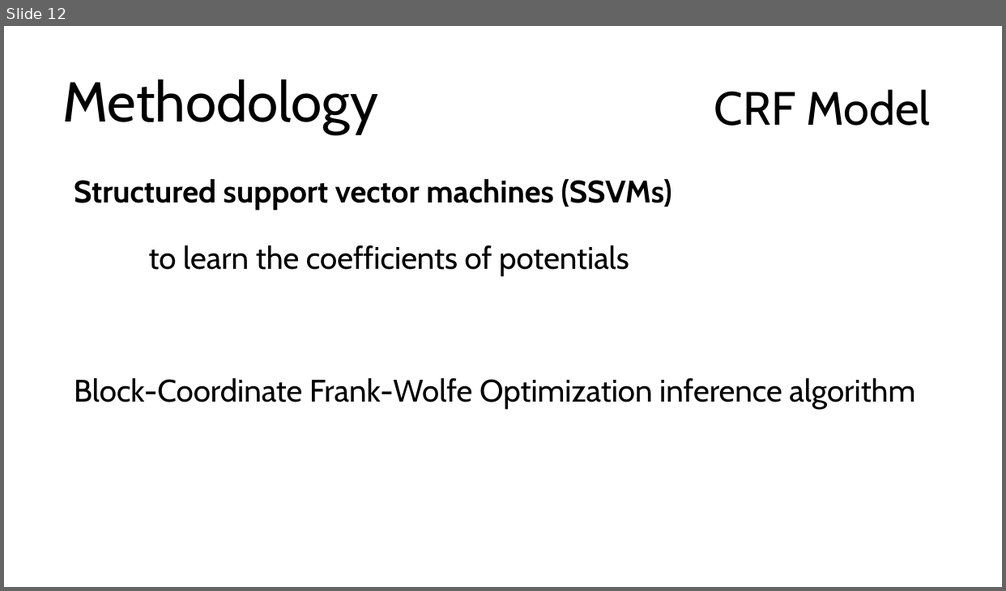
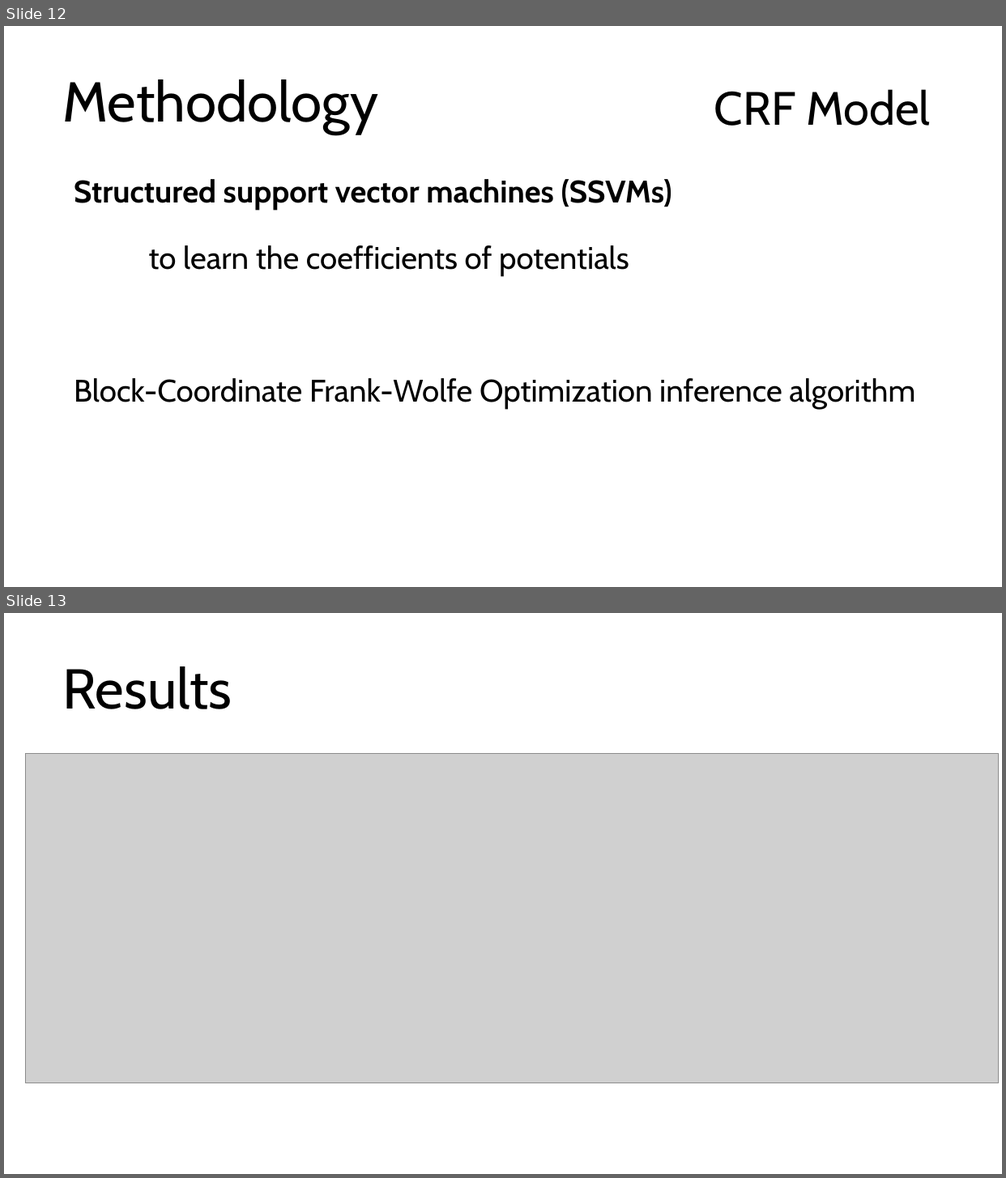
Before and after one commit to roy-salvador/cs284-image-segmentation, a slide deck: cs284-miniproject-slides.ppt. Shown one above the other, each under a label of ours: slide 12 before the commit, slides 12 and 13 after it. The pictures are 1006x591 and 1006x1178 pixels, drawn with LibreOffice and Linux fonts; fonts in the diff are those of the drawing; grey boxes stand for pictures. Boxes give left, top, right and bottom in pixels: in the first picture for what was removed or moved away, otherwise in the second. Text is boxed around its words. In the diff, an @@ line names an element or a change of style, - is before the commit and + after.

```diff
--- a/cs284-miniproject-slides.ppt
+++ b/cs284-miniproject-slides.ppt
@@ slide 13 added at (4, 613, 1002, 1174), background #FFFFFF @@
@@ title added at (62, 666, 232, 709), 54 pt, text #000000 @@
+Results
@@ picture added at (26, 754, 998, 1084) @@
@@ text added at (72, 753, 692, 767), 36 pt, text #FFFFFF, bold @@
+Regular inspection of railway systems
```
Also in this commit, not shown: 1 slide changed.
